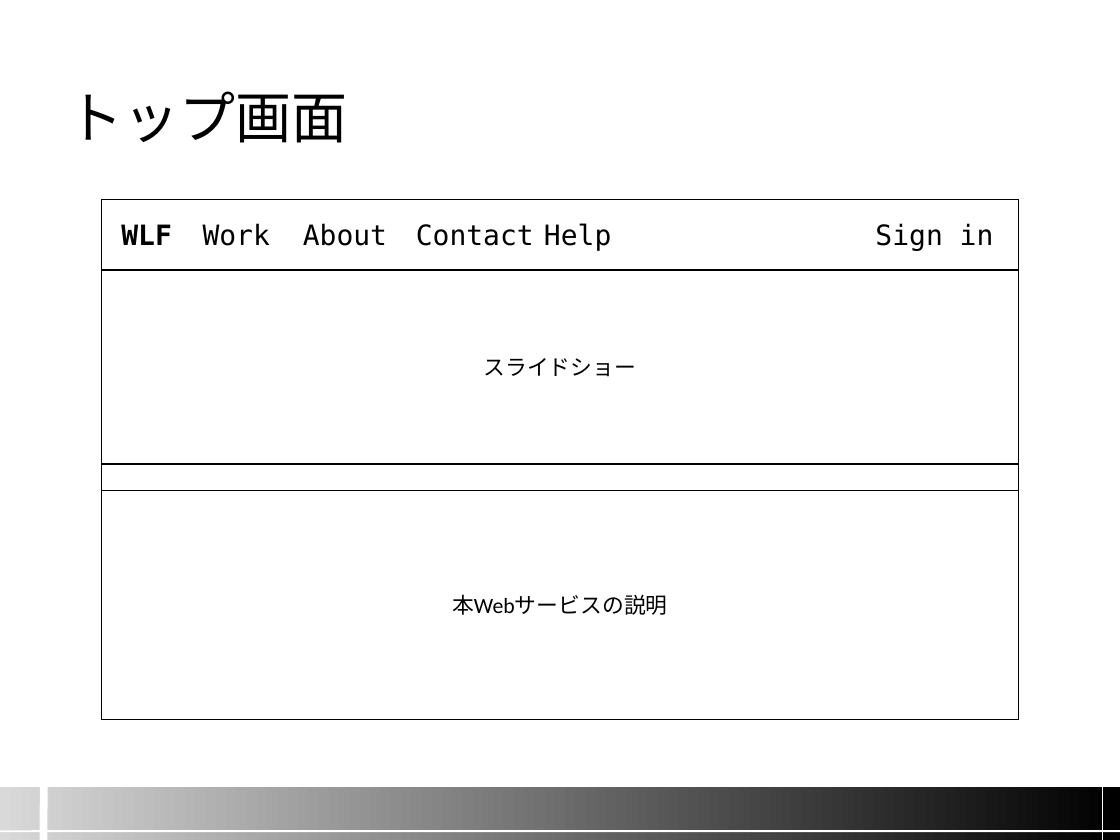
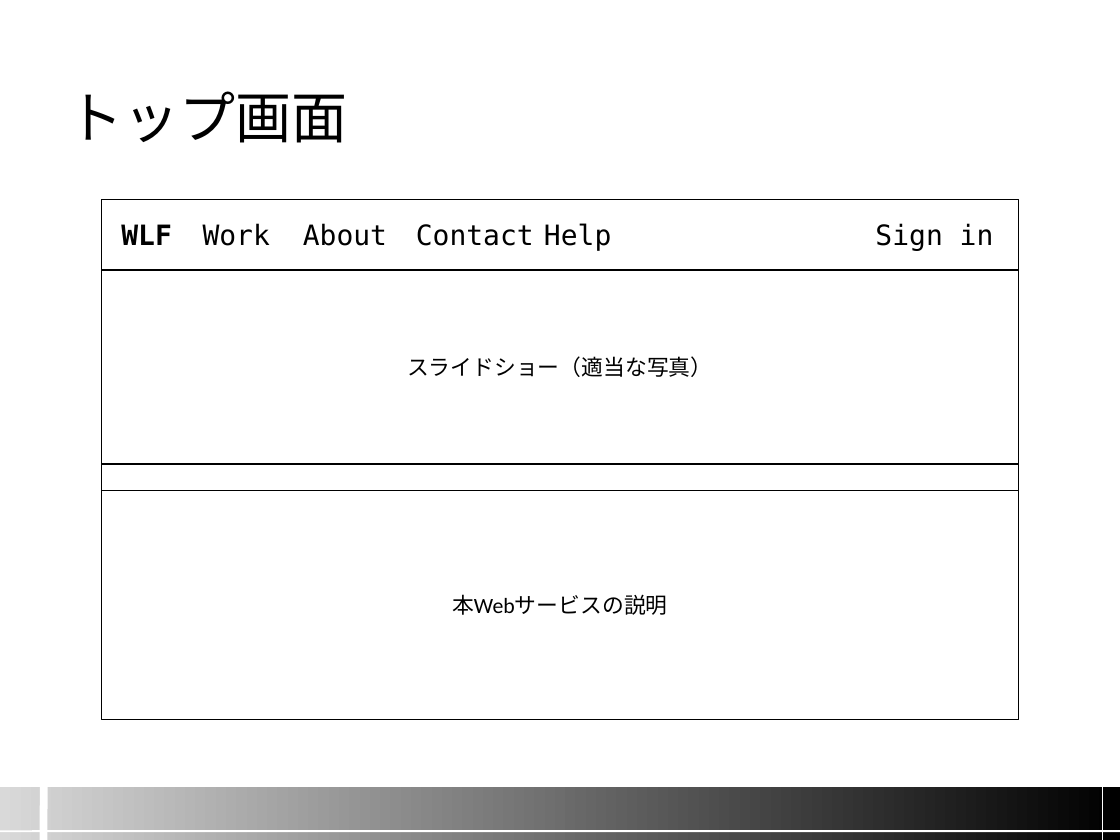
Before and after one commit to namazu510/team-a, a slide deck: slide 2 of design/04.画面設計.pptx. Drawn at 1120x840 pixels with LibreOffice and Linux fonts; fonts in the diff are those of the drawing; background and template pictures are left out. Boxes give left, top, right and bottom in pixels: in the first picture for what was removed or moved away, otherwise in the second. Text is boxed around its words. In the diff, an @@ line names an element or a change of style, - is before the commit and + after.

Commit message:
modify 画面設計
分かりづらいところ修正

```diff
--- a/design/04.画面設計.pptx
+++ b/design/04.画面設計.pptx
@@ text in rectangle at <box>407,356,712,377</box>: text changed @@
-スライドショー
+スライドショー（適当な写真）
```
Also in this commit, not shown: 1 other slide changed.
